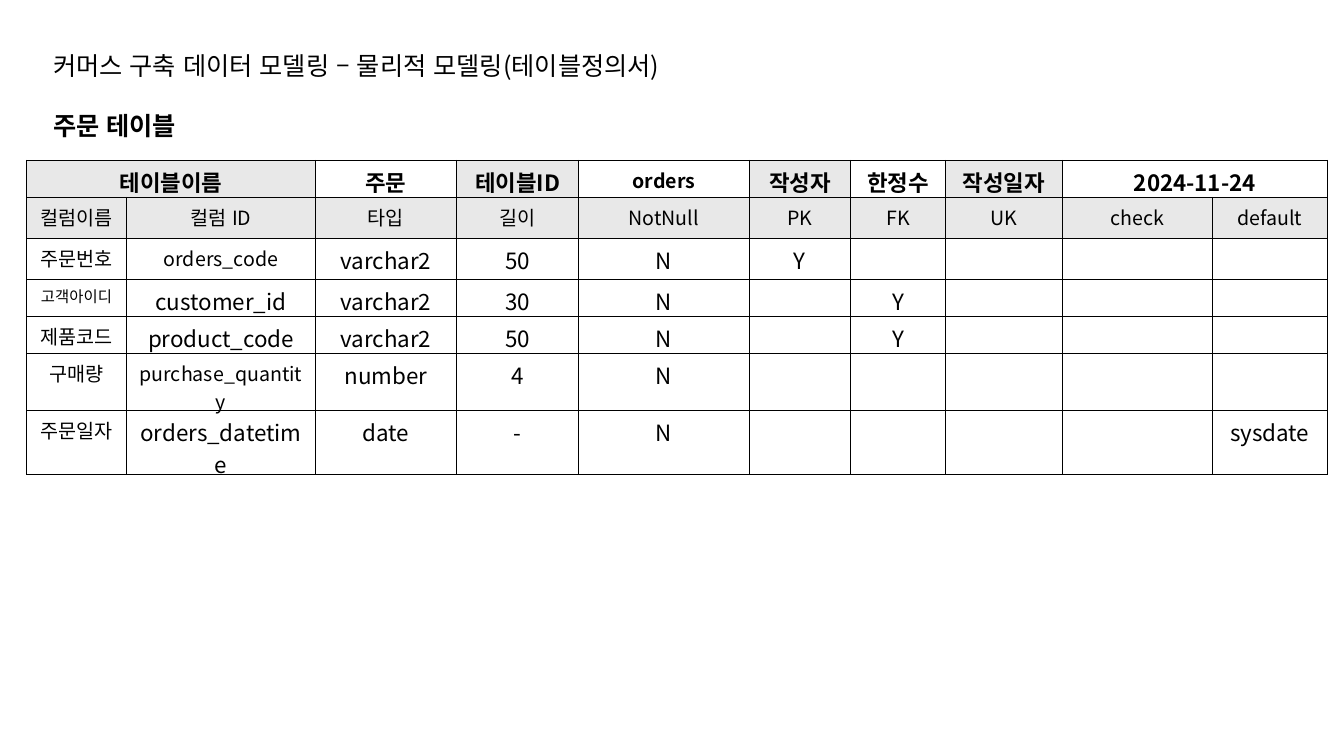
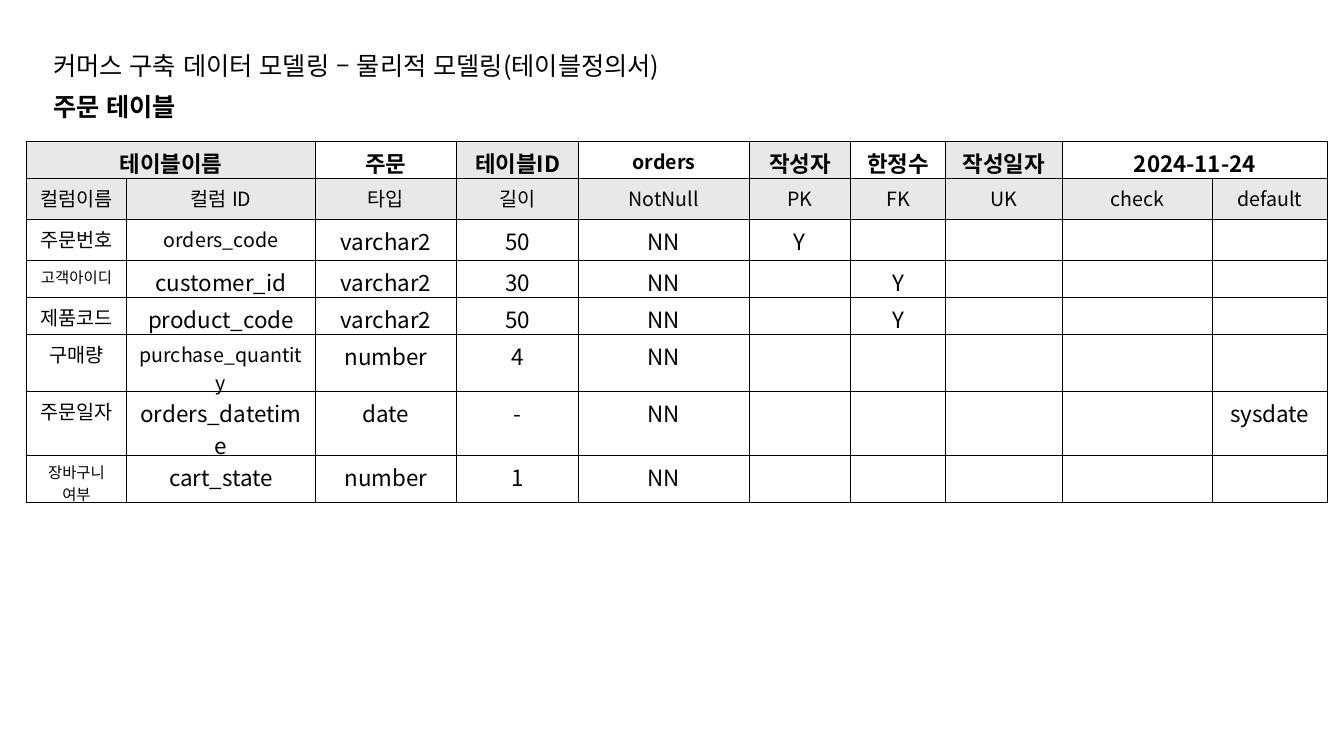
Before and after one commit to intrager/erd-practice, a slide deck: slide 6 of e-commerce/commerce.pptx. Drawn at 1344x756 pixels with LibreOffice and Linux fonts; fonts in the diff are those of the drawing. Boxes give left, top, right and bottom in pixels: in the first picture for what was removed or moved away, otherwise in the second. Text is boxed around its words. In the diff, an @@ line names an element or a change of style, - is before the commit and + after.

Commit message:
view cart list

```diff
--- a/e-commerce/commerce.pptx
+++ b/e-commerce/commerce.pptx
@@ text "주문 테이블": place and size @@
-text "주문 테이블" at <box>53,114,177,138</box>
+text "주문 테이블" at <box>53,95,177,119</box>
@@ table at <box>27,142,1329,507</box> @@
-row 3: 주문번호 | orders_code | varchar2 | 50 | N | Y |  |  |  | 
-row 4: 고객아이디 | customer_id | varchar2 | 30 | N |  | Y |  |  | 
-row 5: 제품코드 | product_code | varchar2 | 50 | N |  | Y |  |  | 
-row 6: 구매량 | purchase_quantity | number | 4 | N |  |  |  |  | 
-row 7: 주문일자 | orders_datetime | date | - | N |  |  |  |  | sysdate
+row 3: 주문번호 | orders_code | varchar2 | 50 | NN | Y |  |  |  | 
+row 4: 고객아이디 | customer_id | varchar2 | 30 | NN |  | Y |  |  | 
+row 5: 제품코드 | product_code | varchar2 | 50 | NN |  | Y |  |  | 
+row 6: 구매량 | purchase_quantity | number | 4 | NN |  |  |  |  | 
+row 7: 주문일자 | orders_datetime | date | - | NN |  |  |  |  | sysdate
+row 8: 장바구니 여부 | cart_state | number | 1 | NN |  |  |  |  | 
@@ table: place and size @@
-table at <box>27,160,1329,450</box>
+table at <box>27,142,1329,507</box>
```
Also in this commit, not shown: 2 other slides changed.
